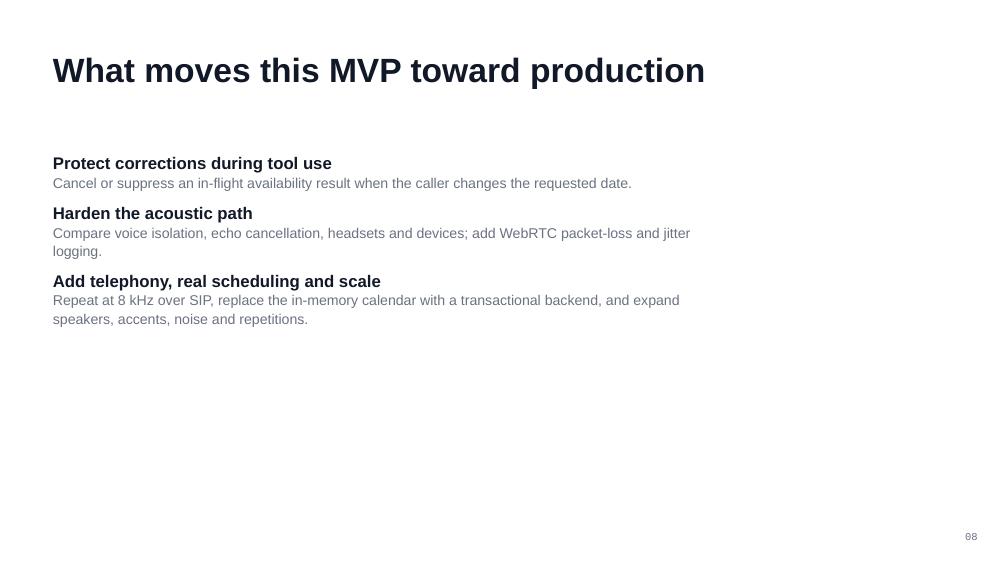
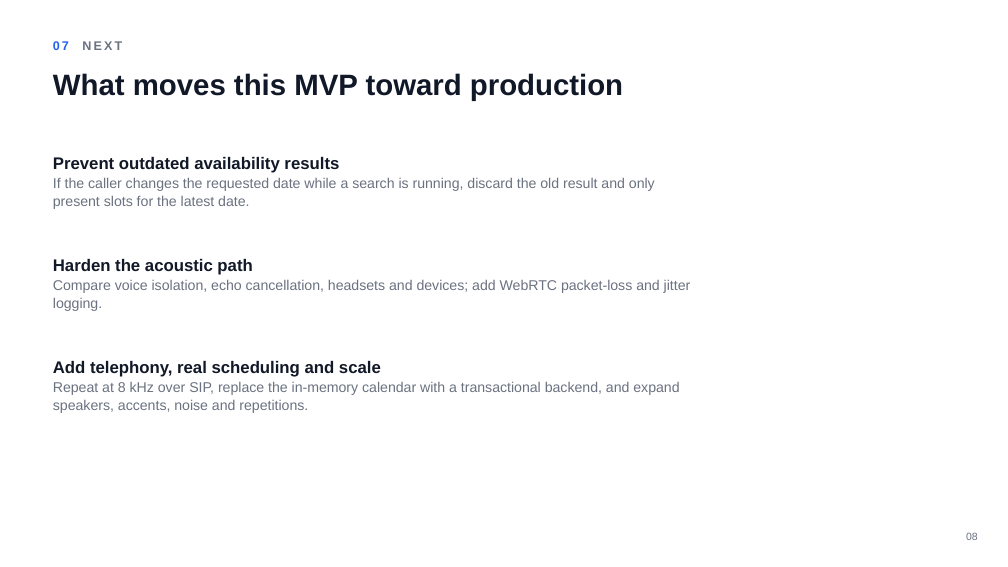
Before and after one commit to Akshita-Garg/voice-agent-eval, a slide deck: slide 8 of Smallest_Voice_Agent_Report.pptx. Drawn at 1008x567 pixels with LibreOffice and Linux fonts; fonts in the diff are those of the drawing. Boxes give left, top, right and bottom in pixels: in the first picture for what was removed or moved away, otherwise in the second. Text is boxed around its words. In the diff, an @@ line names an element or a change of style, - is before the commit and + after.

```diff
--- a/Smallest_Voice_Agent_Report.pptx
+++ b/Smallest_Voice_Agent_Report.pptx
@@ text added at (x1=53, y1=41, x2=122, y2=50), 12 pt, text #6B7280, bold @@
+07 NEXT
@@ text "What moves this MVP toward ..." moved from (x1=53, y1=57, x2=705, y2=89) to (x1=53, y1=73, x2=623, y2=101) @@
@@ text "What moves this MVP toward ..." at (x1=53, y1=73, x2=623, y2=101): size 32 to 28 pt; vertical alignment middle to top @@
@@ text at (x1=53, y1=157, x2=655, y2=209): text changed @@
-Protect corrections during tool use
-Cancel or suppress an in-flight availability result when the caller changes the requested date.
+Prevent outdated availability results
+If the caller changes the requested date while a search is running, discard the old result and only present slots for the latest date.
@@ text "08" at (x1=966, y1=533, x2=978, y2=540): font Courier New to Arial @@
```
Also in this commit, not shown: 8 other slides changed, 13 other files.
